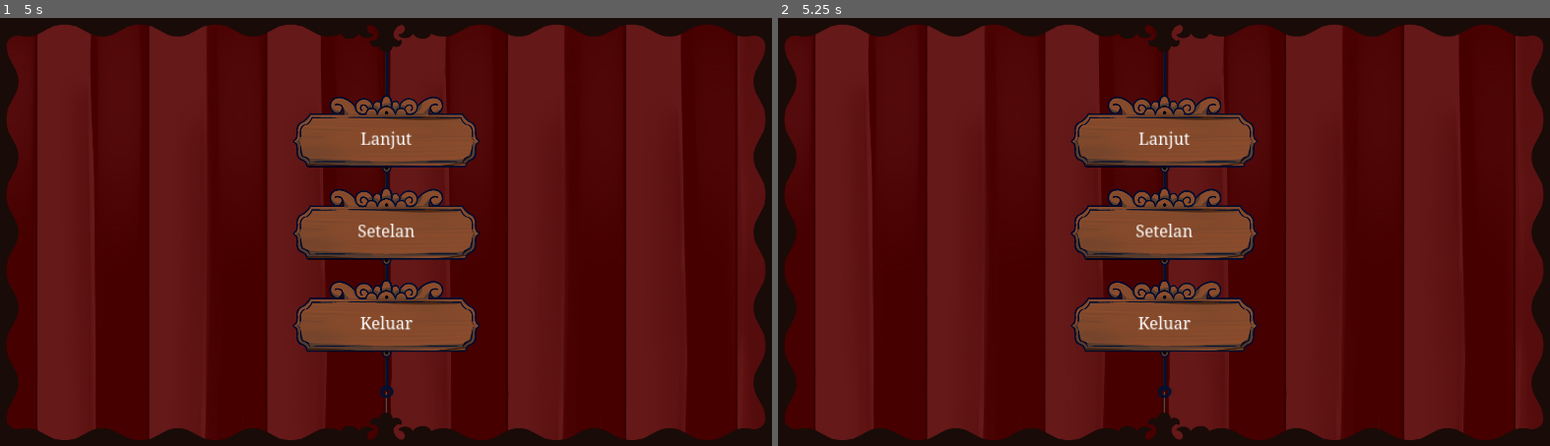
Above: before the commit, frames 1-2 (left to right).
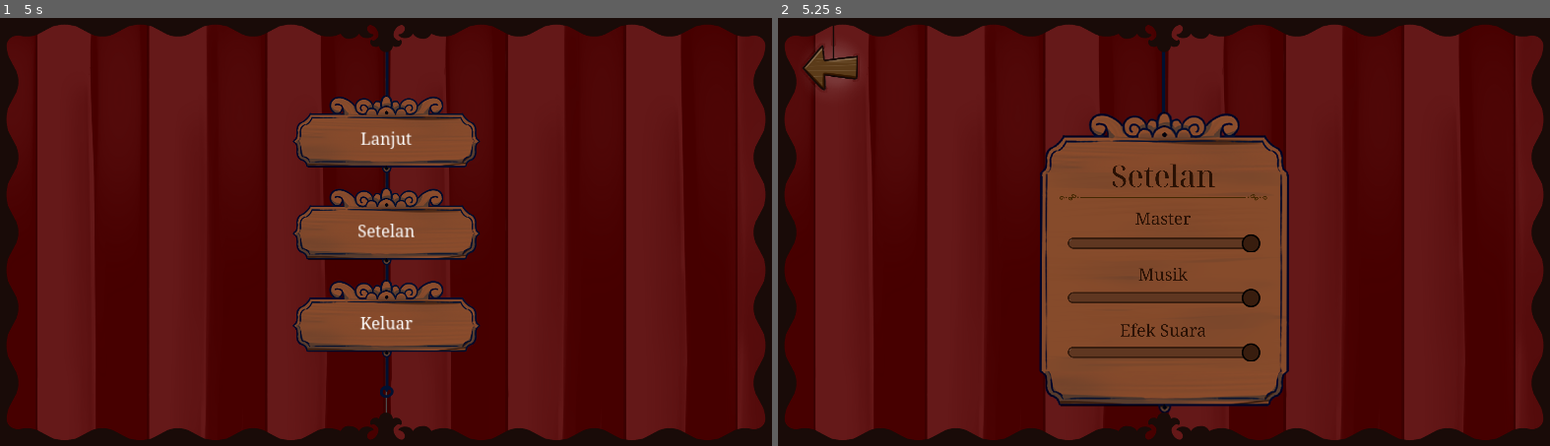
Above: after the commit, the same moments.

Repository: istamarahsan/youma-gemastik-2023
Game: Godot game, scene res://ui/pause-menu/pause_menu.tscn
Same seed, same stepped clock (60 frames per second), same inputs: the game is played once before the commit and once after it. This scene is started directly instead of the project's main scene.
Inputs:
- Up to frame 1 (5 s): click "Lanjut" at 0.5 s; click "Keluar" at 1.25 s; click "Lanjut" at 2 s; click "Keluar" at 2.75 s; click "Lanjut" at 3.5 s; click "Keluar" at 4.25 s
- Up to frame 2 (5.25 s): click "Setelan" at 5 s

Frame 1 is identical in both runs. In frame 2, 17% of the frame differs, in the area x 3-67%, y 1-93%.

Commit message:
pause menu settings

Diff:
--- a/ui/pause-menu/pause_menu.gd
+++ b/ui/pause-menu/pause_menu.gd
@@ -4,15 +4,47 @@
 signal lanjut
 signal quit
 
+enum State {
+	Main,
+	Settings
+}
+
+@onready var mainPanel: Control = $PauseMenuButtons
+@onready var settings: Control = $AudioSettings
+@onready var backButton: Control = $BackButton
+
+var state: State = State.Main
+
+func _ready():
+	settings.visible = false
+	backButton.visible = false
+
 func _unhandled_input(event):
-	if event.is_action_pressed("ui_cancel"):
-		lanjut.emit()
+	match state:
+		State.Main:
+			if event.is_action_pressed("ui_cancel"):
+				lanjut.emit()
 
 func _on_pause_menu_buttons_lanjut():
-	lanjut.emit()
+	match state:
+		State.Main:
+			lanjut.emit()
 
 func _on_pause_menu_buttons_settings():
-	pass # Replace with function body.
+	match state:
+		State.Main:
+			settings.visible = true
+			backButton.visible = true
+			mainPanel.visible = false
+			state = State.Settings
 
 func _on_pause_menu_buttons_quit():
 	quit.emit()
+
+func _on_back_button_button_up():
+	match state:
+		State.Settings:
+			settings.visible = false
+			backButton.visible = false
+			mainPanel.visible = true
+			state = State.Main
--- a/ui/pause-menu/pause_menu.tscn
+++ b/ui/pause-menu/pause_menu.tscn
@@ -1,10 +1,12 @@
-[gd_scene load_steps=6 format=3 uid="uid://b62jkvffpempr"]
+[gd_scene load_steps=8 format=3 uid="uid://b62jkvffpempr"]
 
 [ext_resource type="Script" path="res://ui/pause-menu/pause_menu.gd" id="1_cse0g"]
 [ext_resource type="PackedScene" uid="uid://c7mlh2d7fm88r" path="res://ui/pause-menu/pause_menu_buttons.tscn" id="2_kqkbq"]
 [ext_resource type="Texture2D" uid="uid://cbve31hief2gv" path="res://assets/ui/Pause Menu/Curtain (Left).png" id="3_6c6nu"]
 [ext_resource type="Texture2D" uid="uid://t3kco8kum3l5" path="res://assets/ui/Pause Menu/Curtain (Right).png" id="4_y88jj"]
 [ext_resource type="Texture2D" uid="uid://b01vb4lpj8gsr" path="res://assets/maps/0Frame/Frame.png" id="5_gvq7u"]
+[ext_resource type="PackedScene" uid="uid://bt5p8axdxyori" path="res://ui/pause-menu/settings/settings_pause_menu.tscn" id="6_efh6u"]
+[ext_resource type="Texture2D" uid="uid://digoheaev1f5h" path="res://assets/props/Arrow (Left).png" id="7_r67w5"]
 
 [node name="PauseMenu" type="Control"]
 z_as_relative = false
@@ -50,6 +52,34 @@
 offset_left = 0.47998
 offset_right = -0.400024
 
+[node name="AudioSettings" parent="." instance=ExtResource("6_efh6u")]
+visible = false
+layout_mode = 1
+anchors_preset = 8
+anchor_left = 0.5
+anchor_top = 0.5
+anchor_right = 0.5
+anchor_bottom = 0.5
+offset_left = -320.0
+offset_top = -540.0
+offset_right = 320.0
+offset_bottom = 540.0
+grow_horizontal = 2
+grow_vertical = 2
+
+[node name="BackButton" type="TextureButton" parent="."]
+visible = false
+layout_mode = 0
+offset_left = 65.0
+offset_right = 238.0
+offset_bottom = 238.0
+texture_normal = ExtResource("7_r67w5")
+texture_pressed = ExtResource("7_r67w5")
+texture_hover = ExtResource("7_r67w5")
+texture_disabled = ExtResource("7_r67w5")
+texture_focused = ExtResource("7_r67w5")
+
 [connection signal="lanjut" from="PauseMenuButtons" to="." method="_on_pause_menu_buttons_lanjut"]
 [connection signal="quit" from="PauseMenuButtons" to="." method="_on_pause_menu_buttons_quit"]
 [connection signal="settings" from="PauseMenuButtons" to="." method="_on_pause_menu_buttons_settings"]
+[connection signal="button_up" from="BackButton" to="." method="_on_back_button_button_up"]
